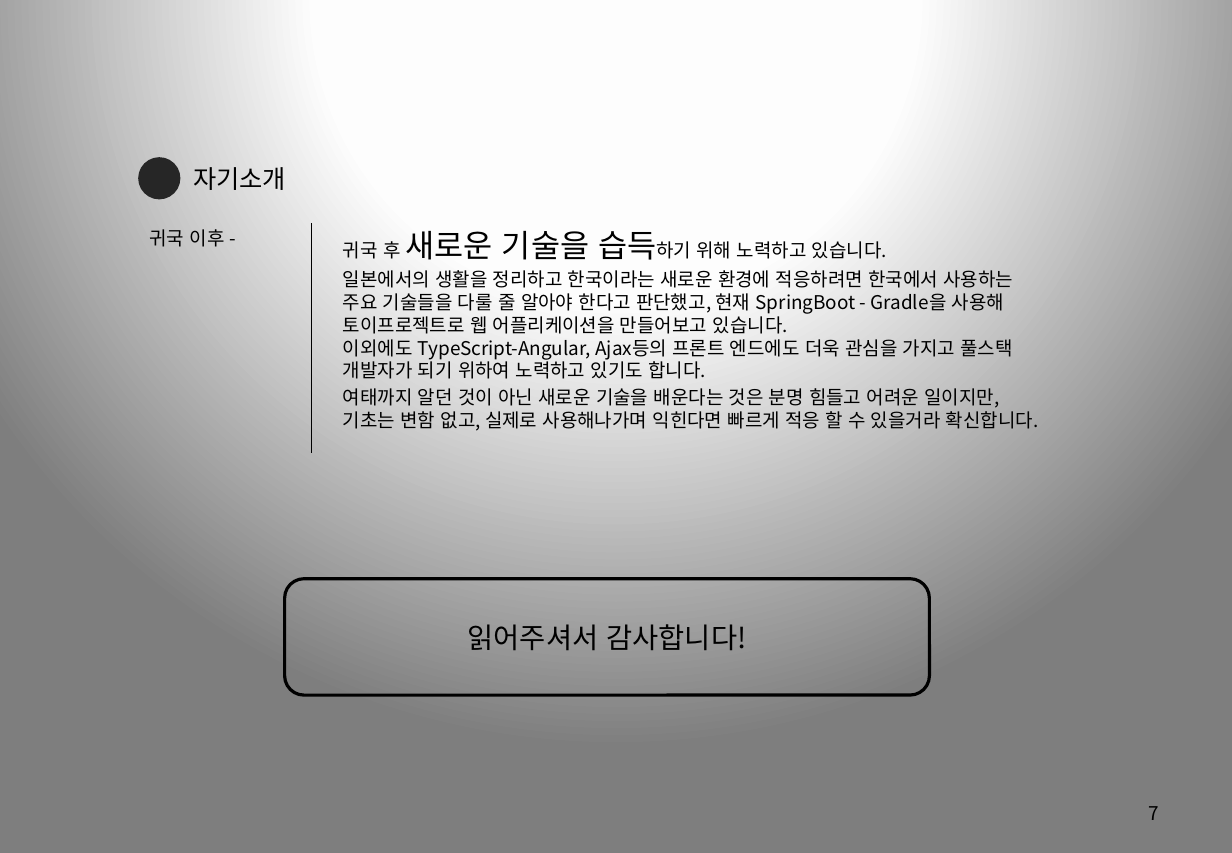
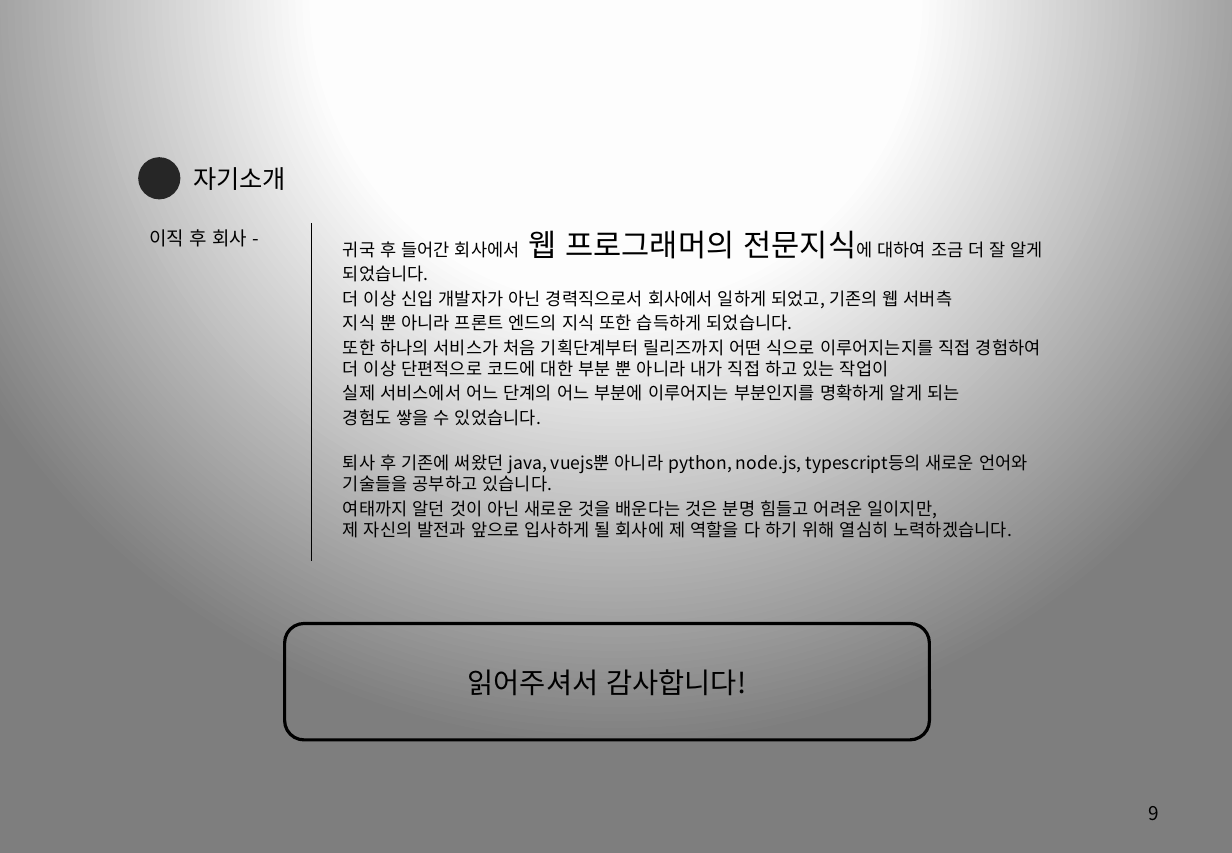
Before and after one commit to Marmaladee/Portfolio, a slide deck: slide 9 of Resume_강동수(Kang Dongsoo).pptx (slide 7 before the commit). Drawn at 1232x853 pixels with LibreOffice and Linux fonts; fonts in the diff are those of the drawing. Boxes give left, top, right and bottom in pixels: in the first picture for what was removed or moved away, otherwise in the second. Text is boxed around its words. In the diff, an @@ line names an element or a change of style, - is before the commit and + after.

```diff
--- a/Resume_강동수(Kang Dongsoo).pptx
+++ b/Resume_강동수(Kang Dongsoo).pptx
@@ text at [149, 229, 247, 247]: text changed @@
-귀국 이후 -
+이직 후 회사 -
@@ line moved from (312, 223) - (312, 454) to (312, 223) - (312, 561) @@
@@ text at [343, 230, 1043, 538]: text changed; size 12 to 11.1 pt @@
-귀국 후 새로운 기술을 습득하기 위해 노력하고 있습니다.
-일본에서의 생활을 정리하고 한국이라는 새로운 환경에 적응하려면 한국에서 사용하는
-주요 기술들을 다룰 줄 알아야 한다고 판단했고, 현재 SpringBoot - Gradle을 사용해
-토이프로젝트로 웹 어플리케이션을 만들어보고 있습니다.
-이외에도 TypeScript-Angular, Ajax등의 프론트 엔드에도 더욱 관심을 가지고 풀스택 개발자가 되기 위하여 노력하고 있기도 합니다.
-여태까지 알던 것이 아닌 새로운 기술을 배운다는 것은 분명 힘들고 어려운 일이지만,
-기초는 변함 없고, 실제로 사용해나가며 익힌다면 빠르게 적응 할 수 있을거라 확신합니다.
+귀국 후 들어간 회사에서 웹 프로그래머의 전문지식에 대하여 조금 더 잘 알게 되었습니다.
+더 이상 신입 개발자가 아닌 경력직으로서 회사에서 일하게 되었고, 기존의 웹 서버측
+지식 뿐 아니라 프론트 엔드의 지식 또한 습득하게 되었습니다.
+또한 하나의 서비스가 처음 기획단계부터 릴리즈까지 어떤 식으로 이루어지는지를 직접 경험하여 더 이상 단편적으로 코드에 대한 부분 뿐 아니라 내가 직접 하고 있는 작업이
+실제 서비스에서 어느 단계의 어느 부분에 이루어지는 부분인지를 명확하게 알게 되는
+경험도 쌓을 수 있었습니다.
+퇴사 후 기존에 써왔던 java, vuejs뿐 아니라 python, node.js, typescript등의 새로운 언어와 기술들을 공부하고 있습니다.
+여태까지 알던 것이 아닌 새로운 것을 배운다는 것은 분명 힘들고 어려운 일이지만,
+제 자신의 발전과 앞으로 입사하게 될 회사에 제 역할을 다 하기 위해 열심히 노력하겠습니다.
@@ rounded rectangle "읽어주셔서 감사합니다!": place and size @@
-rounded rectangle "읽어주셔서 감사합니다!" at [284, 579, 929, 695]
+rounded rectangle "읽어주셔서 감사합니다!" at [284, 623, 929, 739]
@@ page number at [1148, 806, 1159, 820]: text changed @@
-7
+9
```
Also in this commit, not shown: 5 other slides changed, 2 slides added, 4 other files.
